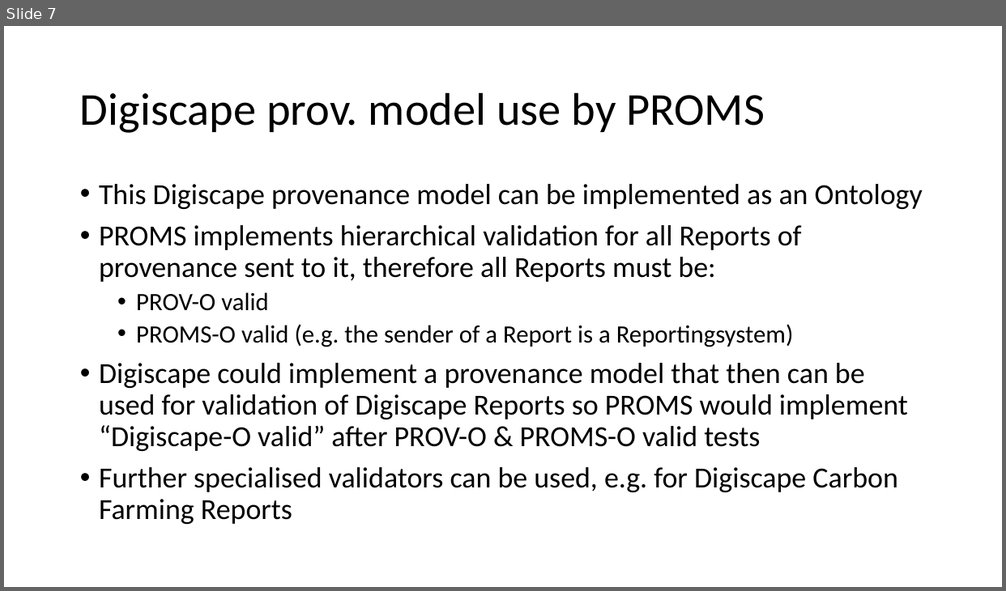
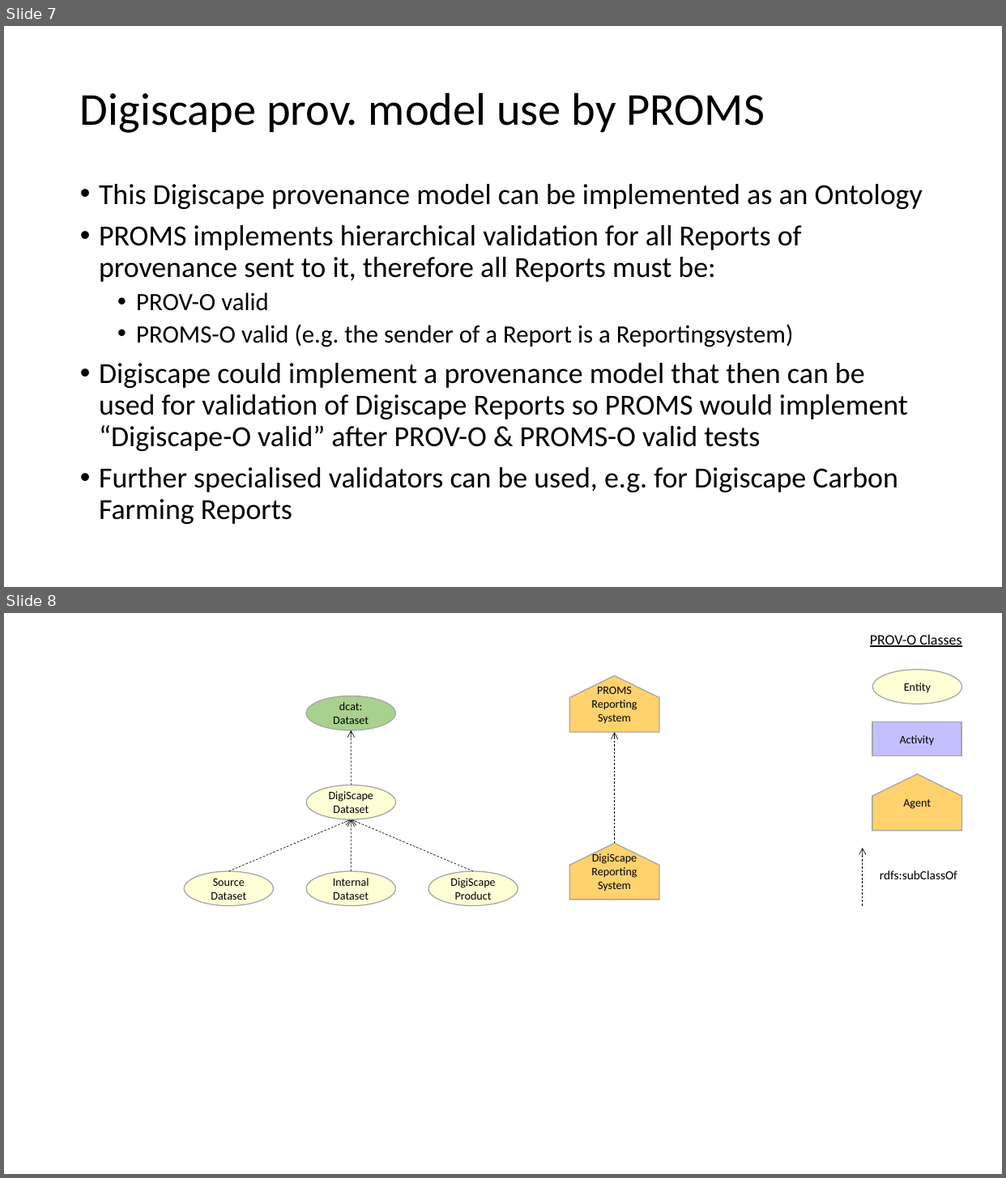
Before and after one commit to CSIRO-enviro-informatics/dsprov-ont, a slide deck: Digiscape Top Level Provenance Template.pptx. Shown one above the other, each under a label of ours: slide 7 before the commit, slides 7 and 8 after it. The pictures are 1006x591 and 1006x1178 pixels, drawn with LibreOffice and Linux fonts; fonts in the diff are those of the drawing. Boxes give left, top, right and bottom in pixels: in the first picture for what was removed or moved away, otherwise in the second. Text is boxed around its words. In the diff, an @@ line names an element or a change of style, - is before the commit and + after.

Commit message:
added start of top-level ont diag

```diff
--- a/Digiscape Top Level Provenance Template.pptx
+++ b/Digiscape Top Level Provenance Template.pptx
@@ slide 8 added at bbox=[4, 613, 1002, 1174], background #FFFFFF @@
@@ text added at bbox=[870, 634, 961, 647], 14 pt, text #000000, underline @@
+PROV-O Classes
@@ freeform shape added at bbox=[570, 676, 660, 732], fill #FFD26D, outline #A6A6A6 1 pt, 11 pt, text #000000 @@
+PROMS Reporting System
@@ ellipse added at bbox=[873, 669, 962, 704], fill #FFFFD6, outline #A6A6A6 1 pt, 11 pt, text #000000 @@
+Entity
@@ ellipse added at bbox=[306, 696, 395, 730], fill #A9D18E, outline #A6A6A6 1 pt, 11 pt, text #000000 @@
+dcat: Dataset
@@ arrow added from (351, 786) to (351, 730), #000000 0.5 pt dashed @@
@@ arrow added from (615, 844) to (615, 732), #000000 0.5 pt dashed @@
@@ rectangle added at bbox=[872, 722, 961, 756], fill #C4BFFF, outline #A6A6A6 1 pt, 11 pt, text #000000 @@
+Activity
@@ freeform shape added at bbox=[872, 774, 962, 830], fill #FFD26D, outline #A6A6A6 1 pt, 11 pt, text #000000 @@
+Agent
@@ ellipse added at bbox=[306, 786, 395, 820], fill #FFFFD6, outline #A6A6A6 1 pt, 11 pt, text #000000 @@
+DigiScape Dataset
@@ arrow added from (228, 871) to (351, 820), #000000 0.5 pt dashed @@
@@ arrow added from (351, 871) to (351, 820), #000000 0.5 pt dashed @@
@@ arrow added from (473, 871) to (351, 820), #000000 0.5 pt dashed @@
@@ freeform shape added at bbox=[570, 844, 660, 900], fill #FFD26D, outline #A6A6A6 1 pt, 11 pt, text #000000 @@
+DigiScape Reporting System
@@ arrow added from (863, 905) to (863, 848), #000000 0.5 pt dashed @@
@@ ellipse added at bbox=[185, 871, 274, 905], fill #FFFFD6, outline #A6A6A6 1 pt, 11 pt, text #000000 @@
+Source Dataset
@@ ellipse added at bbox=[306, 871, 395, 905], fill #FFFFD6, outline #A6A6A6 1 pt, 11 pt, text #000000 @@
+Internal Dataset
@@ ellipse added at bbox=[428, 871, 518, 905], fill #FFFFD6, outline #A6A6A6 1 pt, 11 pt, text #000000 @@
+DigiScape Product
@@ text added at bbox=[880, 871, 957, 879], 12 pt, text #000000 @@
+rdfs:subClassOf
```
